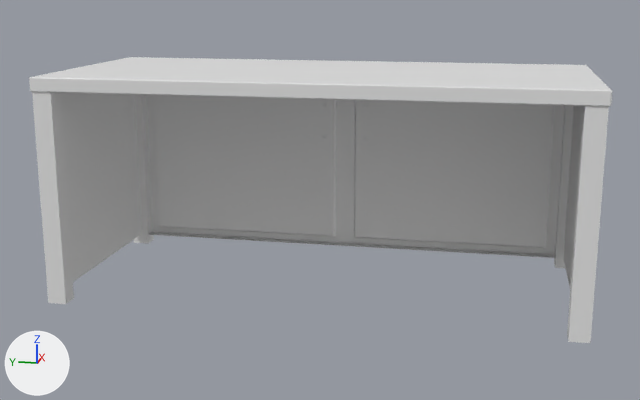
Renders of the FBX model Assets/Art/Models/G_Cabinet_01.fbx from each side of a commit.
Before and after are seen from a 50 mm camera at (-34.2, -7.6, 13.9) aimed at (5.0, 0.3, 4.1). Lighting does not change. The marker at lower left points along +X, +Y and +Z. Where no turn or scale is listed for an object, it has been applied to the vertices.

Names of what the first picture shows: 'Cabinet01'.
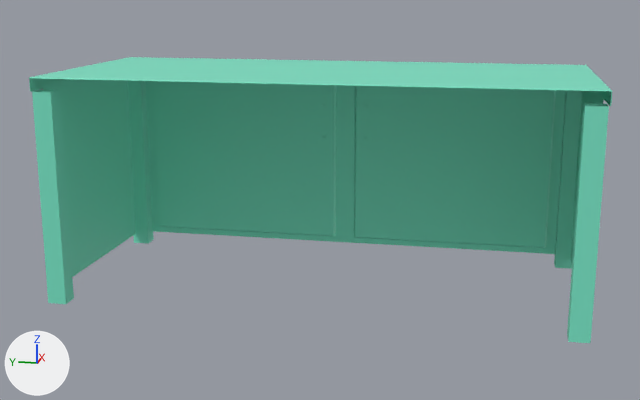
The newer file is also turned or shifted as a whole; pictures and numbers use the older file's frame.

What differs and where, as boxes [x1, y1, x2, y2] in the pictures (640 x 400 px; the box of a moved part takes in the faces that stretch with it):
part 1 of me_cube_090, moved or reshaped
    before: [29, 78, 611, 287]
    after: [29, 80, 368, 139]
part 2 of me_cube_090, recoloured (grey to green)
    both: [30, 57, 612, 343]

What changed in the scene script:
```text
Add mat_material_009:
    mat_material_009 = principled_material('Material.009')
    mat_material_009.base_color = (0.192, 0.8, 0.577)  # green #79e7c8
Change me_cube_090:
    used by ob_cabinet01; location = (0.0, 0.0, 0.0)
    remove me_cube_090.from_pydata(...)  # 363 vertices, 316 faces; spans x 0.0..10.5, y -11.7..11.7, z 0.0..10.0
    add me_cube_090.from_pydata(...)  # 350 vertices, 299 faces; spans x 0.0..10.5, y -11.7..11.7, z 0.0..10.0
    me_cube_090 part 1
    13 vertices are removed from x 0.7..9.7, y -11.1..11.1, z 0.5..9.6
    216 faces are deleted
    24 vertices move within x 10.0..10.2, y -1.2..1.2, z 6.1..7.8
    199 new faces join them
    me_cube_090 part 2: 161 faces spanning x 0.0..10.5, y -11.7..11.7, z 0.0..10.0 switch from no material to mat_material_009 (green #79e7c8)
```
